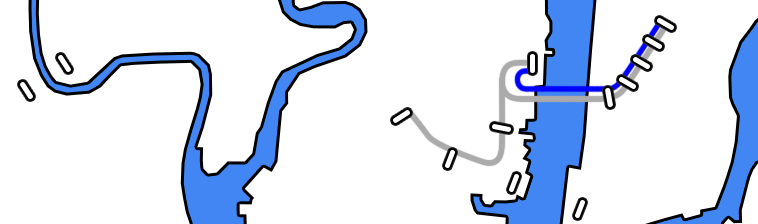
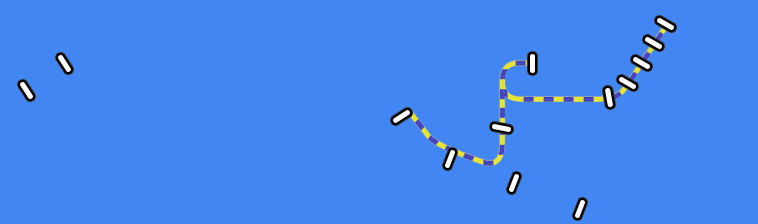
Revision of a layered 758x224 image; what changed, layer by layer:
added layer "Layer 11 copy" in group "lines" over <box>405,31,665,167</box>
added layer "Layer 9" in group "lines" over <box>405,22,670,167</box>
hid "weekend" over <box>404,21,671,167</box>
hid "hob-33-segments" over <box>513,23,661,93</box>
hid group "land" (5 layers) over <box>0,0,758,224</box>
